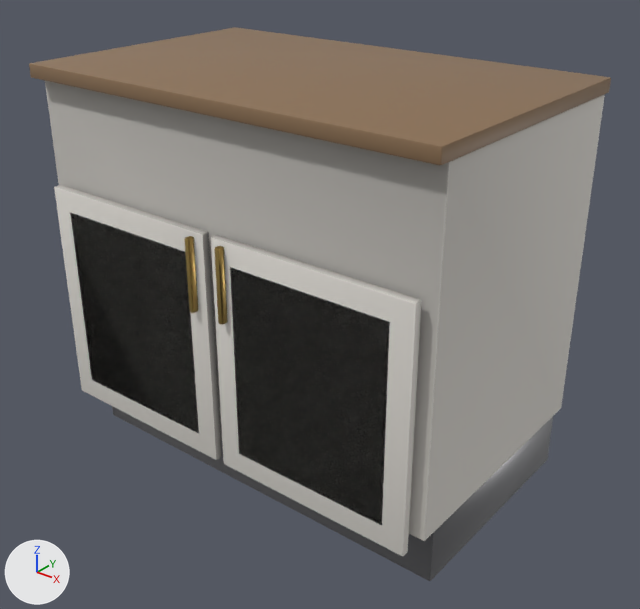
An edit to the glTF model public/models/fixtures/kitchen_run_1m.glb, drawn before and after from the same camera.
Both versions are drawn from a 50 mm camera at (1.144, -1.407, 1.253) aimed at (0.037, -0.023, 0.394). Every picture has the same lights, and +X, +Y and +Z are marked at lower left. The picture after the commit comes second. Vertices at exactly the same position are counted once.

Script lines for the objects in view, before the commit:
```python
me_cube = bpy.data.meshes.new('Cube')
me_cube.from_pydata(...)  # 504 vertices, 972 faces; spans x -0.5..0.5, y -0.336..0.3, z 0.0..0.9
# faces by material slot: [108, 540, 108, 216]
me_cube.materials.append(mat_fr_steel)
me_cube.materials.append(mat_fr_paint_white)
me_cube.materials.append(mat_fr_oak)
me_cube.materials.append(mat_fr_brass)
ob_kitchen_run_1m = bpy.data.objects.new('kitchen_run_1m', me_cube)
ob_kitchen_run_1m.location = (0.0, 0.0, 0.0)
```
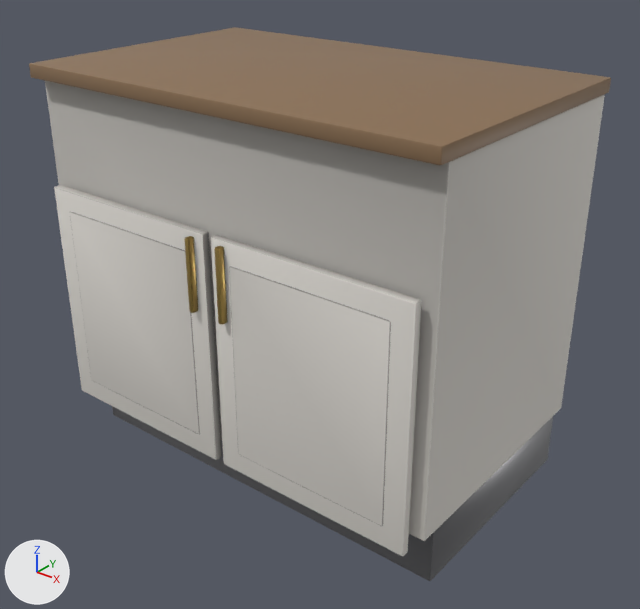
Boxes [x1, y1, x2, y2] around the edits, measured in the pictures (640 x 609 px; the box of a moved part takes in the faces that stretch with it):
part 1 of me_cube, moved or reshaped
    before: [71, 213, 199, 433]
    after: [70, 211, 200, 434]
part 2 of me_cube, moved or reshaped
    before: [230, 268, 390, 525]
    after: [229, 266, 391, 526]
part 3 of me_cube, recoloured (black to white)
    both: [71, 213, 390, 525]

Diff of the bpy script that builds the scene:
```diff
--- a/public/models/fixtures/kitchen_run_1m.glb.py
+++ b/public/models/fixtures/kitchen_run_1m.glb.py
@@ me_cube @@
 me_cube.from_pydata(...)  # 504 vertices, 972 faces; spans x -0.5..0.5, y -0.336..0.3, z 0.0..0.9
 # used by ob_kitchen_run_1m; location = (0.0, 0.0, 0.0)
+# me_cube part 1: the loose piece of 56 vertices spanning x -0.425..-0.055, y -0.32..-0.298, z 0.165..0.595 is scaled about its middle by (1, 0.444, 1), then moved by (0.0, -0.006, 0.0)
+# me_cube part 2: the loose piece of 56 vertices spanning x 0.055..0.425, y -0.32..-0.298, z 0.165..0.595 is scaled about its middle by (1, 0.444, 1), then moved by (0.0, -0.006, 0.0)
+# me_cube part 3: 45 faces centred in x -0.468..0.423, y -0.329..-0.302, z 0.122..0.638 are repainted in the vertex colours; the middle colour goes from black #000000 to white #f8f8f8
 me_cube.materials.append(mat_fr_steel)
```
